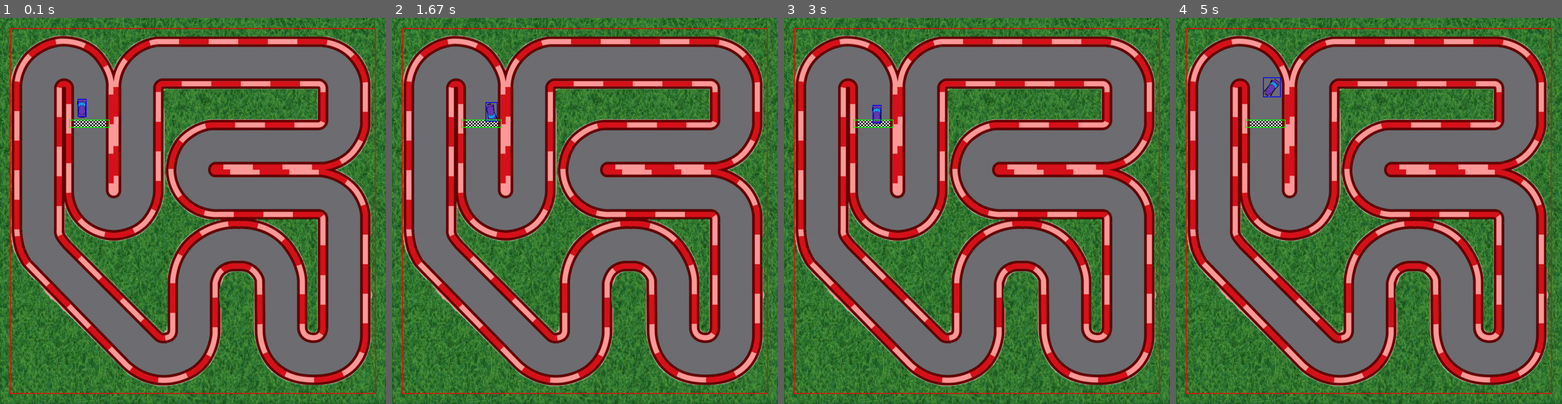
Above: before the commit, frames 1-4 (left to right).
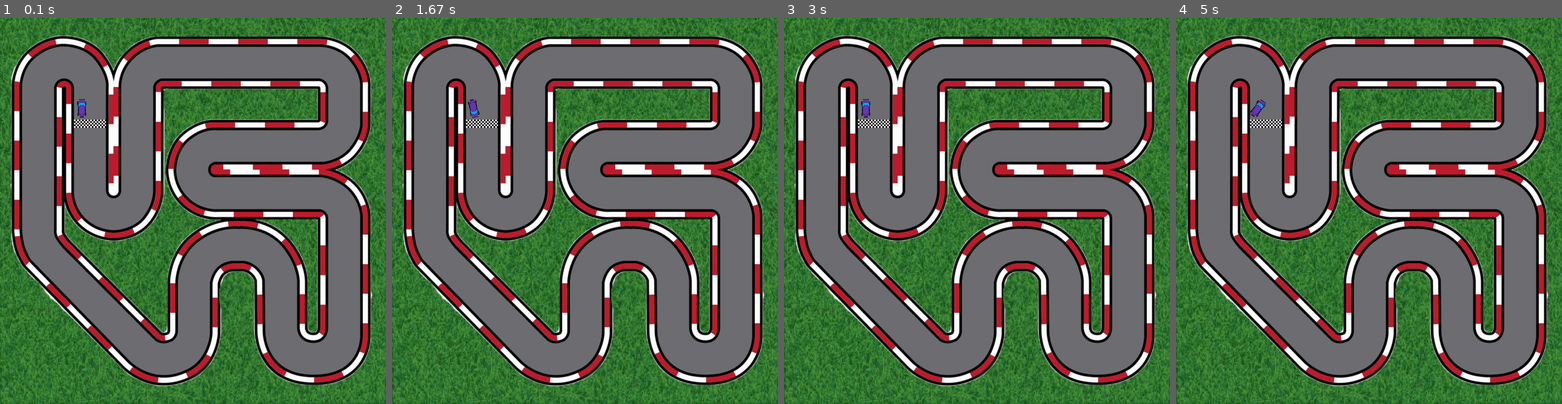
Above: after the commit, the same moments.

Repository: AmirmasoudCS/Pygame-Course
Game: pygame game, started from project_04/main.py
The game is run twice, just before and just after one commit, with the same random seed, the same clock (stepped at 60 frames per second) and the same inputs.
Inputs:
- Up to frame 1 (0.1 s): no input
- Up to frame 2 (1.67 s): hold D 0.33-0.8 s; hold W 0.83-1.13 s; hold D 1.17-1.63 s
- Up to frame 3 (3 s): hold A 1.67-2.2 s; hold S 2.23-2.53 s; hold A 2.57-2.97 s
- Up to frame 4 (5 s): hold W 3-3.37 s; hold D 3.4-4.03 s; hold S 4.07-4.43 s; hold A 4.47-4.93 s; hold D from 4.97 s (still down)

The runs differ from the first frame. In frame 1, 25% of the frame differs, in the area x 2-98%, y 2-98%; in frame 2, 25%; in frame 3, 25%; in frame 4, 25%.

Commit message:
Updating the move player function to handle the bounce functionality as well

Diff:
--- a/project_04/main.py
+++ b/project_04/main.py
@@ -2,7 +2,7 @@
 import math
 from project_04.utils import blit_rotate_center
 
-DEV_MODE = True
+DEV_MODE = False
 
 TRACK = pygame.image.load("./project_04/assets/imgs/track.png")
 BORDER = pygame.image.load("./project_04/assets/imgs/track-border.png")
@@ -169,6 +169,9 @@
 def move_player(player_car):
     keys = pygame.key.get_pressed()
 
+    old_x = player_car.x
+    old_y = player_car.y
+
     if keys[pygame.K_a]:
         player_car.rotate(left=True)
 
@@ -182,6 +185,15 @@
     else:
         player_car.reduce_speed()
 
+    if player_car.collide(
+        BORDER_MASK,
+        BORDER_RECT.x,
+        BORDER_RECT.y
+    ):
+        player_car.x = old_x
+        player_car.y = old_y
+        player_car.bounce()
+
 
 player_car = PlayerCar(3, 3)
 
